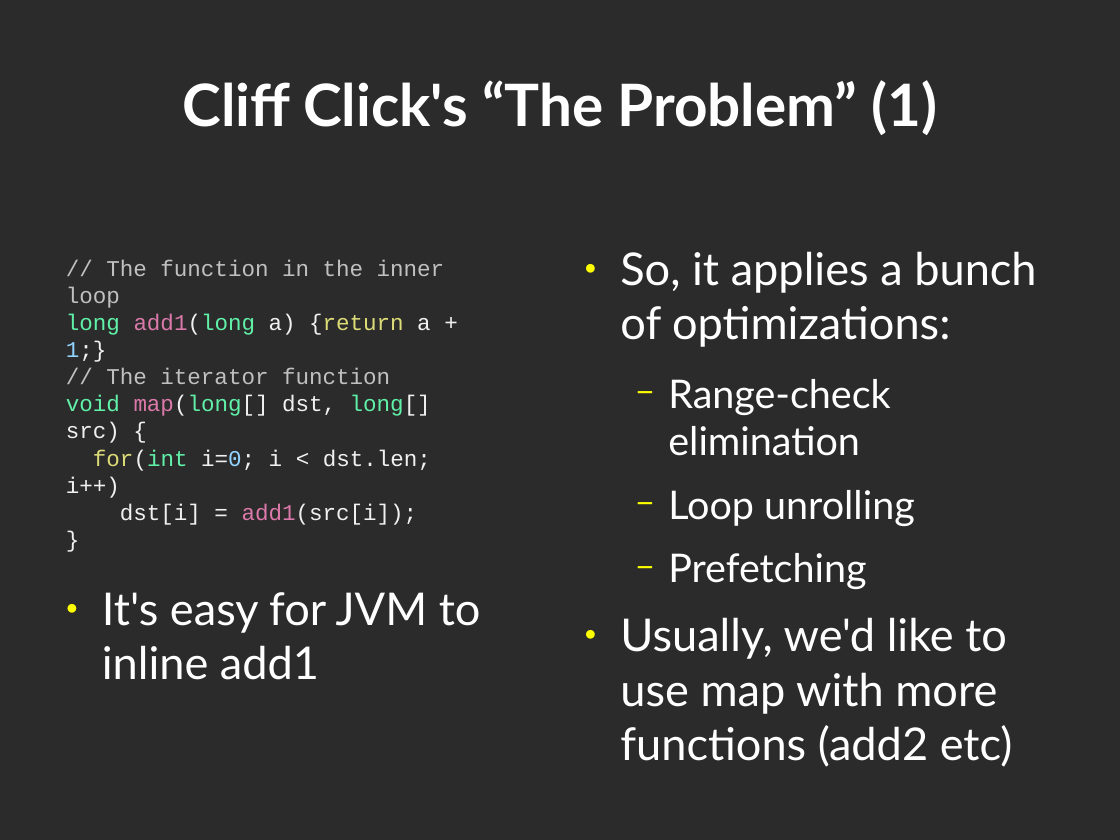
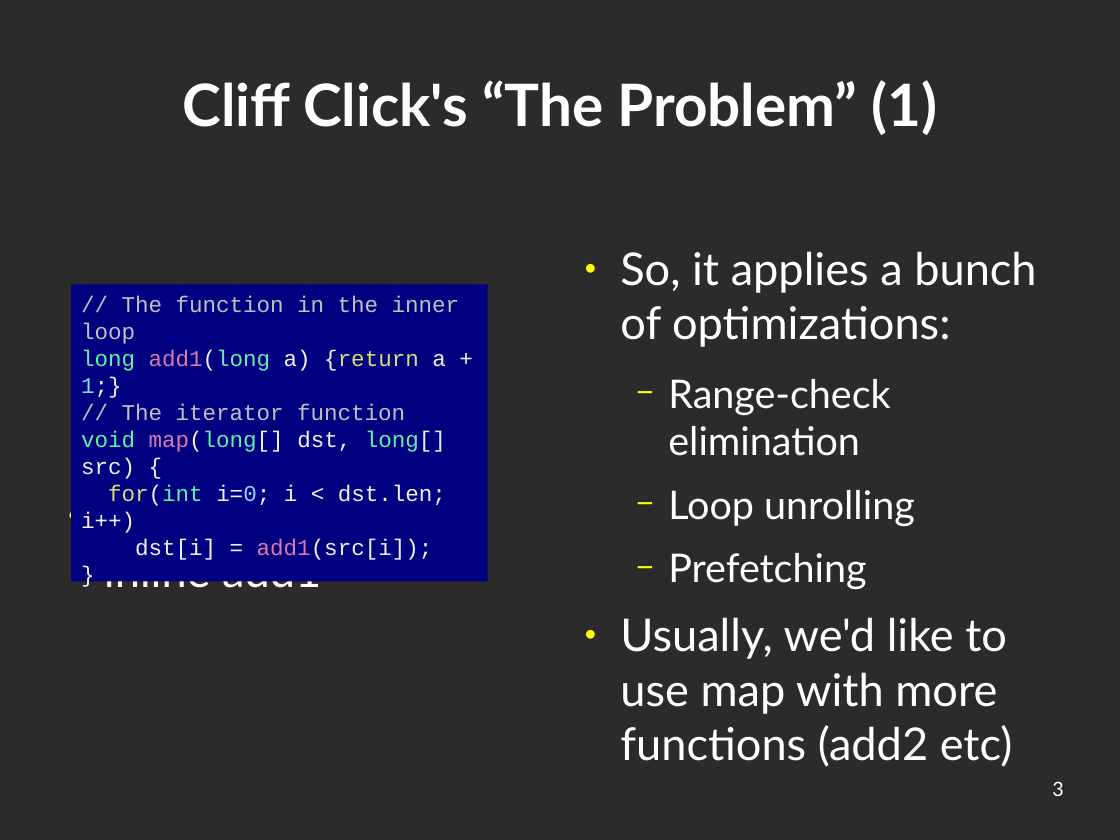
Before and after one commit to geo-kollias/msc-thesis-tex, a slide deck: slide 3 of geokollias_msc_thesis_pres.odp. Drawn at 1120x840 pixels with LibreOffice and Linux fonts; fonts in the diff are those of the drawing; background and template pictures are left out; a plain dark background stands for a picture behind light text. Boxes give left, top, right and bottom in pixels: in the first picture for what was removed or moved away, otherwise in the second. Text is boxed around its words. In the diff, an @@ line names an element or a change of style, - is before the commit and + after.

Commit message:
final 1

```diff
--- a/geokollias_msc_thesis_pres.odp
+++ b/geokollias_msc_thesis_pres.odp
@@ rectangle "// The function in the ...": place and size @@
-rectangle "// The function in the ..." at [66,260,445,525]
+rectangle "// The function in the ..." at [71,285,488,581]
@@ rectangle "// The function in the ..." at [71,285,488,581]: fill none to #000080 @@
@@ text "It's easy for JVM to ..." rewrapped from [102,592,481,680] to [104,493,430,595] @@
@@ page number added at [1052,781,1063,796], 14 pt, text #FFFFFF @@
+3
```
Also in this commit, not shown: 24 other slides changed.
